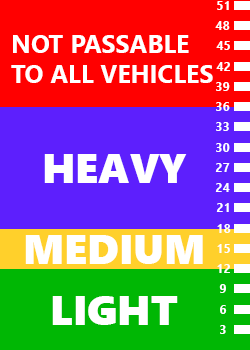
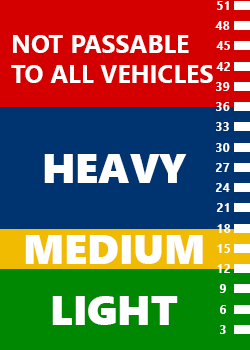
Before/after of a w=250, h=350 layered artwork. What changed in the layer stack:
painted on "Rectangle 4" over [left=0, top=269, right=250, bottom=350]
painted on "Rectangle 3" over [left=0, top=229, right=250, bottom=270]
painted on "Rectangle 2" over [left=0, top=107, right=250, bottom=229]
painted on "Rectangle 1" over [left=0, top=0, right=250, bottom=107]
